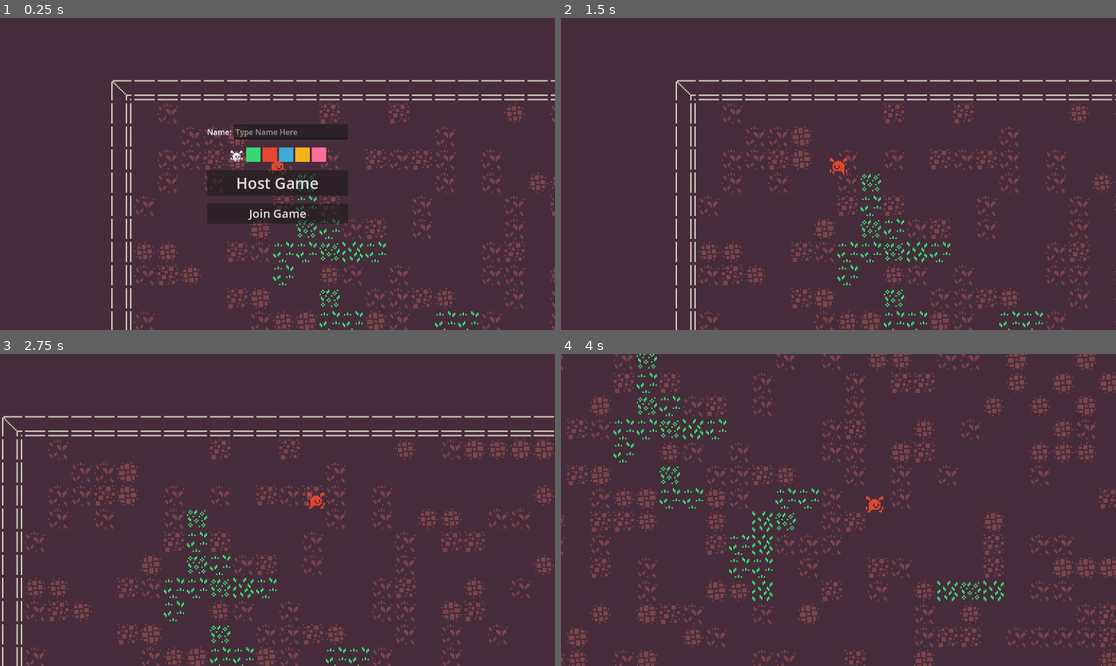
Above: before the commit, frames 1-4 (two rows, left to right).
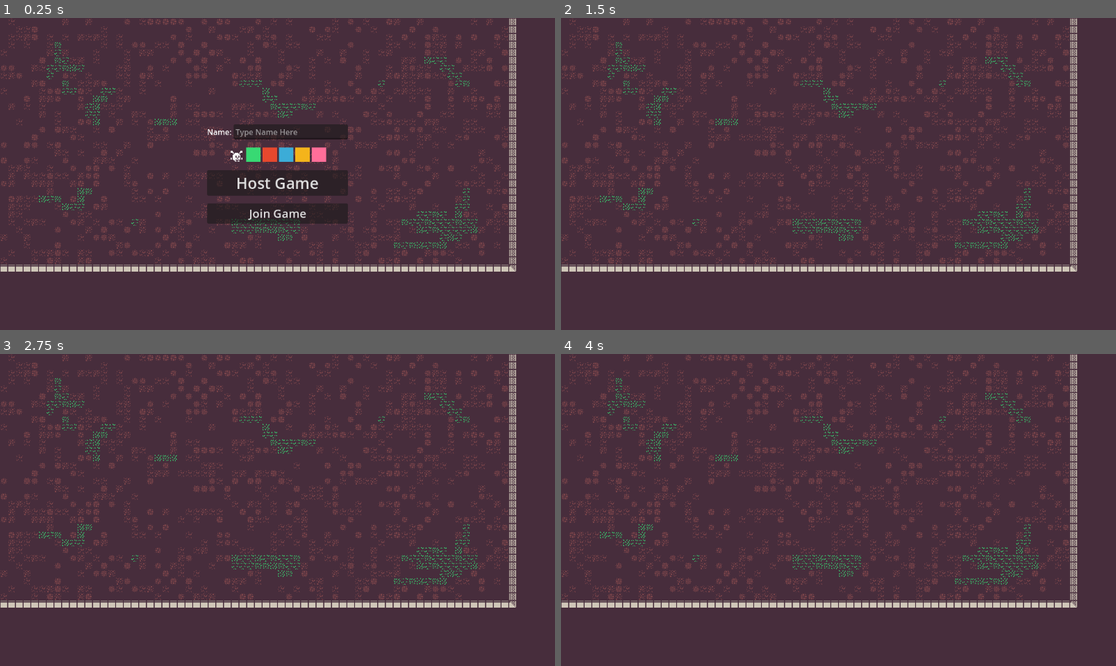
Above: after the commit, the same moments.

Repository: haywirehawk/coop-dungeon
Game: Godot game, scene res://scenes/maps/test_level.tscn
The game is run twice, just before and just after one commit, with the same random seed, the same clock (stepped at 60 frames per second) and the same inputs.
Inputs (mouse positions are in pixels of both pictures, inside the frame that each line leads up to):
- Up to frame 1 (0.25 s): no input
- Up to frame 2 (1.5 s): click (849, 130) at 0.52 s; type "Alex" at 0.6 s; click "Host Game" at 1.25 s
- Up to frame 3 (2.75 s): tap Enter at 2 s; move the mouse to (399, 494) at 2.02 s; hold D (move_right) from 2.03 s (still down); tap Space (interact) at 2.1 s; click (399, 494) at 2.17 s
- Up to frame 4 (4 s): move the mouse to (727, 525) at 2.77 s; release D (move_right) at 2.78 s; hold S (move_down) 2.78-3.53 s; tap Space (interact) at 2.85, 3.6 s; click (727, 525) at 2.92 s; move the mouse to (894, 441) at 3.52 s; hold D (move_right) from 3.53 s (still down); click (894, 441) at 3.67 s

The runs differ from the first frame. In frame 1, 14% of the frame differs, in the area x 0-100%, y 0-100%; in frame 2, 14%; in frame 3, 16%; in frame 4, 17%.

Commit message:
Fixed sync on mouse direction arrow

Diff:
--- a/project.godot
+++ b/project.godot
@@ -32,6 +32,7 @@
 
 Player="Player controlled characters"
 PlayerSpawn=""
+PlayersLayer=""
 
 [input]
 
--- a/scenes/game_objects/multiplayer/multiplayer_controller.gd
+++ b/scenes/game_objects/multiplayer/multiplayer_controller.gd
@@ -20,7 +20,7 @@
 
 func _ready() -> void:
 	#animated_sprite.self_modulate =  PLAYER_PALETTE.colors.get(randi_range( 0, PLAYER_PALETTE.colors.size() - 1))
-	animated_sprite.self_modulate = PLAYER_PALETTE.colors.get(get_tree().get_nodes_in_group("Player").size() - 1)
+	#animated_sprite.self_modulate = PLAYER_PALETTE.colors.get(get_tree().get_nodes_in_group("Player").size() - 1)
 	if multiplayer.get_unique_id() == player_id:
 		$Camera2D.make_current()
 	else:
@@ -78,7 +78,7 @@
 
 
 func update_directional_arrow() -> void:
-	direction_arrow.look_at(get_global_mouse_position())
+	direction_arrow.look_at(%InputSynchronizer.mouse_location)
 	direction_arrow.rotate(PI/2)
 
 
--- a/scenes/game_objects/multiplayer/multiplayer_player.tscn
+++ b/scenes/game_objects/multiplayer/multiplayer_player.tscn
@@ -21,14 +21,14 @@
 properties/4/path = NodePath("Visuals/AnimatedSprite2D:self_modulate")
 properties/4/spawn = true
 properties/4/replication_mode = 1
-properties/5/path = NodePath("DirectionArrow:rotation")
-properties/5/spawn = true
-properties/5/replication_mode = 1
 
 [sub_resource type="SceneReplicationConfig" id="SceneReplicationConfig_eyg1r"]
 properties/0/path = NodePath("InputSynchronizer:input_direction")
 properties/0/spawn = true
 properties/0/replication_mode = 1
+properties/1/path = NodePath("InputSynchronizer:mouse_location")
+properties/1/spawn = true
+properties/1/replication_mode = 1
 
 [sub_resource type="RectangleShape2D" id="RectangleShape2D_n0alt"]
 size = Vector2(8, 7)
--- /dev/null
+++ b/scenes/maps/scene_manager.gd
@@ -0,0 +1,16 @@
+extends Node
+
+@export var player_scene: PackedScene
+
+
+func _ready() -> void:
+	var index = 0
+	for i in GameManager.players:
+		var current_player = player_scene.instantiate()
+		current_player.name = str(GameManager.players[i].id)
+		current_player.set_player_color(GameManager.players[i]["color"])
+		for spawn in get_tree().get_nodes_in_group("PlayerSpawn"):
+			if spawn.name == str(index):
+				current_player.global_position = spawn.global_position
+		add_child(current_player)
+		index += 1
--- a/scenes/maps/test_level.tscn
+++ b/scenes/maps/test_level.tscn
@@ -1,10 +1,13 @@
-[gd_scene load_steps=4 format=4 uid="uid://bjcyd3jnhehiy"]
+[gd_scene load_steps=5 format=4 uid="uid://bjcyd3jnhehiy"]
 
 [ext_resource type="TileSet" uid="uid://bucja2adgio7p" path="res://assets/tilesets/monochrome.tres" id="1_10g28"]
 [ext_resource type="PackedScene" uid="uid://m8o6hy36sppj" path="res://scenes/ui/multiplayer/multiplayer_hud.tscn" id="1_gdsav"]
-[ext_resource type="PackedScene" uid="uid://lsstk1cm0cfa" path="res://scenes/game_objects/player/player.tscn" id="2_2xbkd"]
+[ext_resource type="Script" uid="uid://dnlb3b3syw8lc" path="res://scenes/maps/scene_manager.gd" id="1_v3lgt"]
+[ext_resource type="PackedScene" uid="uid://dm45f06mpg7uc" path="res://scenes/game_objects/multiplayer/multiplayer_player.tscn" id="2_v3lgt"]
 
 [node name="TestLevel" type="Node"]
+script = ExtResource("1_v3lgt")
+player_scene = ExtResource("2_v3lgt")
 
 [node name="MultiplayerHUD" parent="." instance=ExtResource("1_gdsav")]
 
@@ -12,15 +15,25 @@
 tile_map_data = PackedByteArray("AAAAAAAAAQAAAAAAAAABAAAAAQABAAAAAAABAAEAAQAAAAAAAAACAAEAAQABAAAAAAADAAEAAQABAAAAAAADAA …(36912 unchanged characters)…
 tile_set = ExtResource("1_10g28")
 
-[node name="Player" parent="." instance=ExtResource("2_2xbkd")]
-position = Vector2(100, 50)
-collision_layer = 0
-
 [node name="MultiplayerSpawner" type="MultiplayerSpawner" parent="."]
 _spawnable_scenes = PackedStringArray("uid://dm45f06mpg7uc")
 spawn_path = NodePath("../Players")
 spawn_limit = 4
 
-[node name="Players" type="Node2D" parent="." groups=["PlayerSpawn"]]
+[node name="Players" type="Node2D" parent="." groups=["PlayersLayer"]]
 y_sort_enabled = true
 position = Vector2(100, 50)
+
+[node name="SpawnLocations" type="Node2D" parent="."]
+
+[node name="0" type="Node2D" parent="SpawnLocations" groups=["PlayerSpawn"]]
+position = Vector2(361, 171)
+
+[node name="1" type="Node2D" parent="SpawnLocations" groups=["PlayerSpawn"]]
+position = Vector2(395, 172)
+
+[node name="2" type="Node2D" parent="SpawnLocations" groups=["PlayerSpawn"]]
+position = Vector2(310, 204)
+
+[node name="3" type="Node2D" parent="SpawnLocations" groups=["PlayerSpawn"]]
+position = Vector2(384, 226)
--- a/scripts/multiplayer/multiplayer_input.gd
+++ b/scripts/multiplayer/multiplayer_input.gd
@@ -3,6 +3,7 @@
 @onready var player = $".."
 
 var input_direction := Vector2.ZERO
+var mouse_location := Vector2.ZERO
 
 
 func _ready() -> void:
@@ -19,6 +20,7 @@
 
 func _physics_process(delta: float) -> void:
 	_get_input_direction()
+	_get_mouse_location()
 
 
 func _get_input_direction() -> void:
@@ -27,7 +29,8 @@
 	input_direction = Vector2(horizontal, vertical)
 
 
-
+func _get_mouse_location() -> void:
+	mouse_location = player.get_global_mouse_position()
 
 
 @rpc("call_local")
--- a/scripts/multiplayer/multiplayer_manager.gd
+++ b/scripts/multiplayer/multiplayer_manager.gd
@@ -14,16 +14,8 @@
 var host_mode_enabled = false
 
 
-func _ready() -> void:
-	multiplayer.peer_connected.connect(_on_peer_connected)
-	multiplayer.peer_disconnected.connect(_on_peer_disconnected)
-	multiplayer.connected_to_server.connect(_on_connected_to_server)
-	multiplayer.connection_failed.connect(_on_connection_failed)
-	multiplayer.server_disconnected.connect(_on_server_disconnected)
-
-
 func become_host() -> void:
-	_players_spawn_node = get_tree().get_first_node_in_group("PlayerSpawn")
+	_players_spawn_node = get_tree().get_first_node_in_group("PlayersLayer")
 	host_mode_enabled = true
 
 	var server_peer = ENetMultiplayerPeer.new()
@@ -40,16 +32,17 @@
 	server_peer.get_host().compress(ENetConnection.COMPRESS_RANGE_CODER)
 
 	multiplayer.multiplayer_peer = server_peer
+	multiplayer.peer_connected.connect(_on_peer_connected)
+	multiplayer.peer_disconnected.connect(_on_peer_disconnected)
 
-	send_player_information(multiplayer.get_unique_id(), "Host")
+	#send_player_information(multiplayer.get_unique_id(), "Host")
 
-	_remove_single_player()
 	_add_player_to_game(1)
 
 
 
 func join_game() -> void:
-	_players_spawn_node = get_tree().get_first_node_in_group("PlayerSpawn")
+	_players_spawn_node = get_tree().get_first_node_in_group("PlayersLayer")
 	host_mode_enabled = false
 
 	var client_peer = ENetMultiplayerPeer.new()
@@ -66,8 +59,9 @@
 	client_peer.get_host().compress(ENetConnection.COMPRESS_RANGE_CODER)
 
 	multiplayer.multiplayer_peer = client_peer
-
-	_remove_single_player()
+	multiplayer.connected_to_server.connect(_on_connected_to_server)
+	multiplayer.connection_failed.connect(_on_connection_failed)
+	multiplayer.server_disconnected.connect(_on_server_disconnected)
 
 
 func disconnect_from_server(client_id: int) -> void:
@@ -89,11 +83,14 @@
 
 
 func _add_player_to_game(id: int) -> void:
+	if not multiplayer.is_server():
+		return
 	print("Player %s joined the game." % id)
 
 	var player_to_add = multiplayer_scene.instantiate()
 	player_to_add.player_id = id
 	player_to_add.name = str(id)
+	print(player_to_add.name)
 
 	_players_spawn_node.add_child(player_to_add, true)
 
@@ -109,10 +106,10 @@
 	server_clients_updated.emit(multiplayer.get_peers().size(), MAX_CLIENTS)
 
 
-func _remove_single_player() -> void:
-	print("Remove single player")
-	var player_to_remove = get_tree().current_scene.get_node("Player")
-	player_to_remove.queue_free()
+#func _remove_single_player() -> void:
+	#print("Remove single player")
+	#var player_to_remove = get_tree().current_scene.get_node("Player")
+	#player_to_remove.queue_free()
 
 
 func _on_peer_connected(id: int) -> void:
Not shown, added: scenes/maps/scene_manager.gd.uid
